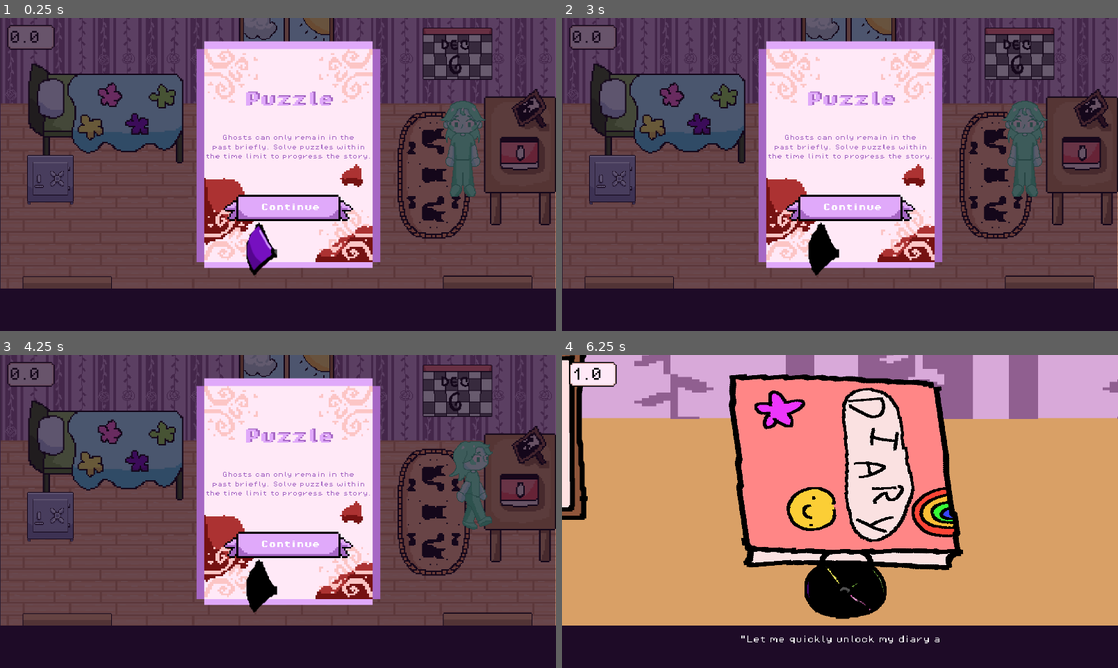
Above: before the commit, frames 1-4 (two rows, left to right).
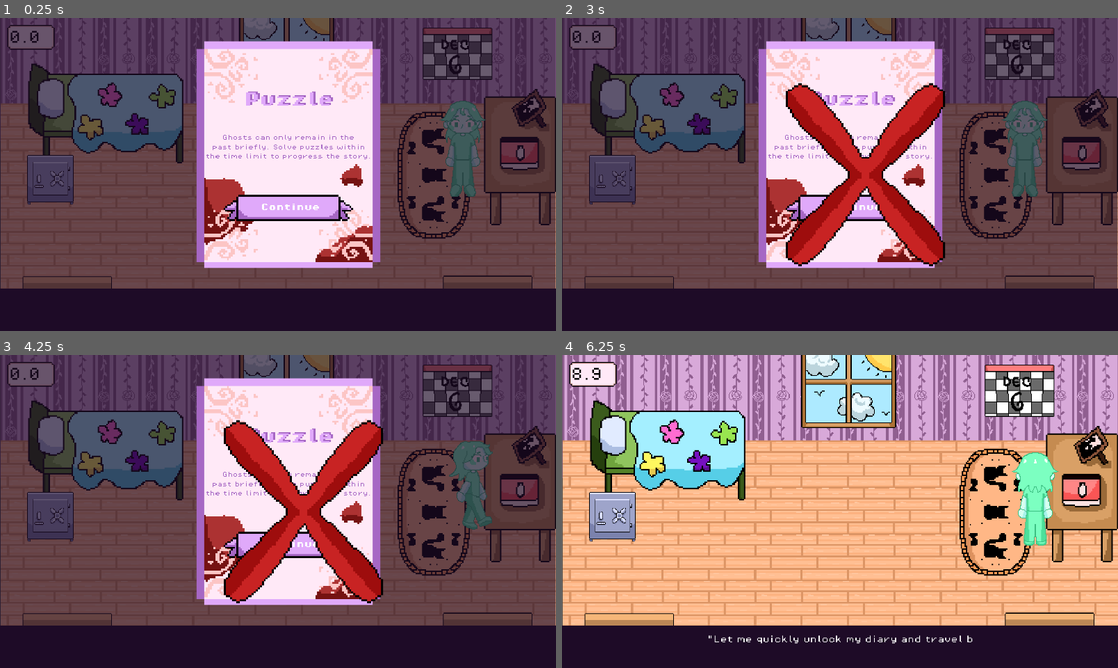
Above: after the commit, the same moments.

Repository: vishyyyyyyyyy/before-i-fade
Game: Godot game, scene res://scenes/bedroompuzzle.tscn
Two runs of this game, one before a commit and one after it. Both use one fixed random seed, a clock stepped at 60 frames per second and the inputs below. This scene is started directly instead of the project's main scene. Sound files missing from this copy of the repository are replaced by a short silence.
Inputs (mouse positions are in pixels of both pictures, inside the frame that each line leads up to):
- Up to frame 1 (0.25 s): no input
- Up to frame 2 (3 s): click (817, 249) at 0.5 s; click (845, 233) at 1.25 s; click (873, 252) at 2 s; click (845, 271) at 2.75 s
- Up to frame 3 (4.25 s): tap Enter at 3.5 s; move the mouse to (489, 621) at 3.52 s; hold Right (ui_right) from 3.53 s (still down); click (489, 621) at 3.67 s
- Up to frame 4 (6.25 s): move the mouse to (1084, 480) at 4.27 s; release Right (ui_right) at 4.28 s; hold Down (ui_down) 4.28-5.03 s; click (1084, 480) at 4.42 s; move the mouse to (851, 545) at 5.02 s; hold Right (ui_right) 5.03-5.78 s; click (851, 545) at 5.17 s; move the mouse to (812, 574) at 5.77 s; hold Up (ui_up) from 5.78 s (still down); click (812, 574) at 5.92 s

The runs differ from the first frame. In frame 1, 0.6% of the frame differs, in the area x 44-50%, y 65-83%; in frame 2, 7.5%; in frame 3, 7.5%; in frame 4, 74%, in the area x 0-100%, y 0-93%.

Commit message:
correct wrong loops for puzzle

Diff:
--- a/scenes/bedroompuzzle.tscn
+++ b/scenes/bedroompuzzle.tscn
@@ -322,6 +322,7 @@
 offset_right = 2313.0
 offset_bottom = 1299.0
 color = Color(0.117647, 0.0431373, 0.152941, 1)
+metadata/_edit_use_anchors_ = true
 
 [node name="Node2" type="Node" parent="."]
 
@@ -608,6 +609,7 @@
 texture = ExtResource("27_kp75u")
 
 [node name="CanvasLayer4" type="CanvasLayer" parent="."]
+visible = false
 
 [node name="CanvasModulate" type="CanvasModulate" parent="CanvasLayer4"]
 
@@ -618,6 +620,12 @@
 
 [node name="CanvasLayer5" type="CanvasLayer" parent="."]
 
+[node name="Correct" type="Sprite2D" parent="CanvasLayer5"]
+visible = false
+position = Vector2(1262, 627)
+scale = Vector2(11.2539, 11.2539)
+texture = ExtResource("29_ugq2k")
+
 [node name="Wrong" type="Sprite2D" parent="CanvasLayer5"]
 visible = false
 z_index = 1
@@ -628,6 +636,7 @@
 [node name="TextureRect" type="TextureRect" parent="."]
 offset_right = 40.0
 offset_bottom = 40.0
+metadata/_edit_use_anchors_ = true
 
 [node name="TextureButton" type="TextureButton" parent="TextureRect"]
 layout_mode = 0
@@ -636,6 +645,7 @@
 offset_right = 1091.0
 offset_bottom = 1035.0
 texture_normal = SubResource("ViewportTexture_lfv2d")
+metadata/_edit_use_anchors_ = true
 
 [node name="TextureButton2" type="TextureButton" parent="TextureRect"]
 layout_mode = 0
@@ -643,6 +653,7 @@
 offset_top = 850.0
 offset_right = 1228.0
 offset_bottom = 937.0
+metadata/_edit_use_anchors_ = true
 
 [node name="TextureButton3" type="TextureButton" parent="TextureRect"]
 layout_mode = 0
@@ -650,6 +661,7 @@
 offset_top = 912.0
 offset_right = 1342.0
 offset_bottom = 1023.0
+metadata/_edit_use_anchors_ = true
 
 [node name="TextureButton4" type="TextureButton" parent="TextureRect"]
 layout_mode = 0
@@ -657,9 +669,10 @@
 offset_top = 1004.0
 offset_right = 1227.0
 offset_bottom = 1087.0
+metadata/_edit_use_anchors_ = true
 
 [node name="Timer2" type="Timer" parent="."]
-wait_time = 2.0
+wait_time = 10.0
 one_shot = true
 
 [node name="Label2" type="Label" parent="."]
@@ -671,12 +684,6 @@
 theme_override_fonts/font = ExtResource("13_v3vwr")
 theme_override_font_sizes/font_size = 54
 text = "30.0"
-
-[node name="Correct" type="Sprite2D" parent="."]
-visible = false
-position = Vector2(1262, 627)
-scale = Vector2(11.2539, 11.2539)
-texture = ExtResource("29_ugq2k")
 
 [connection signal="body_entered" from="SceneTrigger" to="." method="_on_scene_trigger_body_entered"]
 [connection signal="body_entered" from="SceneTrigger" to="SceneTrigger" method="_on_body_entered"]
--- a/scripts/bedroompuzzle.gd
+++ b/scripts/bedroompuzzle.gd
@@ -12,8 +12,6 @@
 	$Node3/ColorRect.visible=true
 	$Node3/continue.visible=true
 	$Node3/continue.pressed.connect(_on_continue_pressed)
-	if code == "ypPg":
-		$Correct.visible=true
 
 
 
@@ -36,35 +34,59 @@
 	$CanvasLayer4/CanvasModulate.color = Color(0, 0, 0, 1)
 	code = code + "P"
 	count += 1
-	if (count == 4):
-		if (code == "ypPg"):
-			print("correct")
+	check_code()
 
 
 func _on_texture_button_2_pressed() -> void:
 	$CanvasLayer2/CanvasModulate.color = Color(0, 0, 0, 1)
 	code = code + "y"
 	count += 1
-	if (count == 4):
-		if (code == "ypPg"):
-			print("correct")
+	check_code()
 
 func _on_texture_button_3_pressed() -> void:
 	$CanvasLayer3/CanvasModulate.color = Color(0, 0, 0, 1)
 	code = code + "g"
 	count += 1
-	if (count == 4):
-		if (code == "ypPg"):
-			print("correct")
+	check_code()
 
 func _on_texture_button_4_pressed() -> void:
 	$CanvasLayer/CanvasModulate.color = Color(0, 0, 0, 1)
 	code = code + 'p'
 	count += 1
-	if (count == 4):
-		if (code == "ypPg"):
-			print("correct")
+	check_code()
 
 
 func _on_timer_2_timeout() -> void:
-	$Wrong.visible = true
+	$CanvasLayer5/Wrong.visible = true
+	await get_tree().create_timer(2).timeout
+	reset_puzzle()
+
+func check_code():
+	if count == 4:
+		$Timer2.stop()  # stop timer once input is complete
+
+		if code == "ypPg":
+			$CanvasLayer5/Correct.visible = true
+		else:
+			$CanvasLayer5/Wrong.visible = true
+			await get_tree().create_timer(2).timeout
+			reset_puzzle()
+
+func reset_puzzle():
+	code = ""
+	count = 0
+
+	$CanvasLayer5/Wrong.visible = false
+	$CanvasLayer5/Correct.visible = false
+
+	$"Deskcloseup2".visible=false
+	$"CanvasLayer".visible = false
+	$"CanvasLayer2".visible = false
+	$"CanvasLayer3".visible = false
+	$"CanvasLayer4".visible = false
+	$CanvasLayer/CanvasModulate.color = Color(1, 1, 1, 1)
+	$CanvasLayer2/CanvasModulate.color = Color(1, 1, 1, 1)
+	$CanvasLayer3/CanvasModulate.color = Color(1, 1, 1, 1)
+	$CanvasLayer4/CanvasModulate.color = Color(1, 1, 1, 1)
+	$AnimationPlayer.play("text")
+	$Timer2.start()
Not shown: 1 places in scenes/bedroom2.tscn that only renumber resources
Not shown: 1 places in scenes/bedroompuzzle.tscn that only renumber resources
Not shown: 1 places in scenes/neighbor.tscn that only renumber resources
